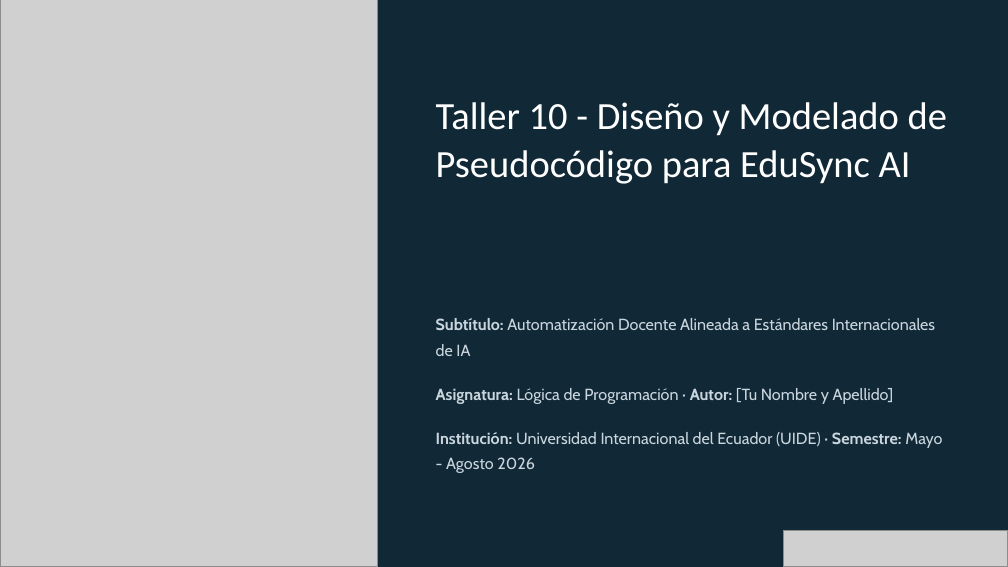
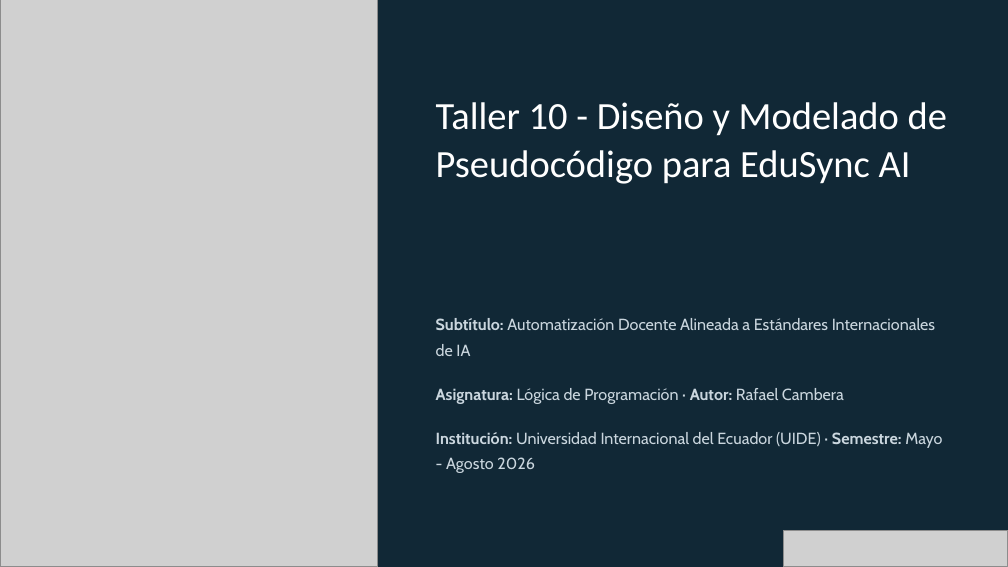
Before and after one commit to logicaprogramacion-curso-2026/cambera-rafael-unidad3, a slide deck: slide 1 of Deber_6-P3 Pseudocodigo del Taller 10/Taller-10-Diseno-y-Modelado-de-Pseudocodigo-para-EduSync-AI.pptx. Drawn at 1008x567 pixels with LibreOffice and Linux fonts; fonts in the diff are those of the drawing; grey boxes stand for pictures; background and template pictures are left out; a plain dark background stands for a picture behind light text. Boxes give left, top, right and bottom in pixels: in the first picture for what was removed or moved away, otherwise in the second. Text is boxed around its words. In the diff, an @@ line names an element or a change of style, - is before the commit and + after.

```diff
--- a/Deber_6-P3 Pseudocodigo del Taller 10/Taller-10-Diseno-y-Modelado-de-Pseudocodigo-para-EduSync-AI.pptx
+++ b/Deber_6-P3 Pseudocodigo del Taller 10/Taller-10-Diseno-y-Modelado-de-Pseudocodigo-para-EduSync-AI.pptx
@@ text at [436, 388, 844, 404]: text changed @@
-Asignatura: Lógica de Programación · Autor: [Tu Nombre y Apellido]
+Asignatura: Lógica de Programación · Autor: Rafael Cambera
```
Also in this commit, not shown: 2 other files.
